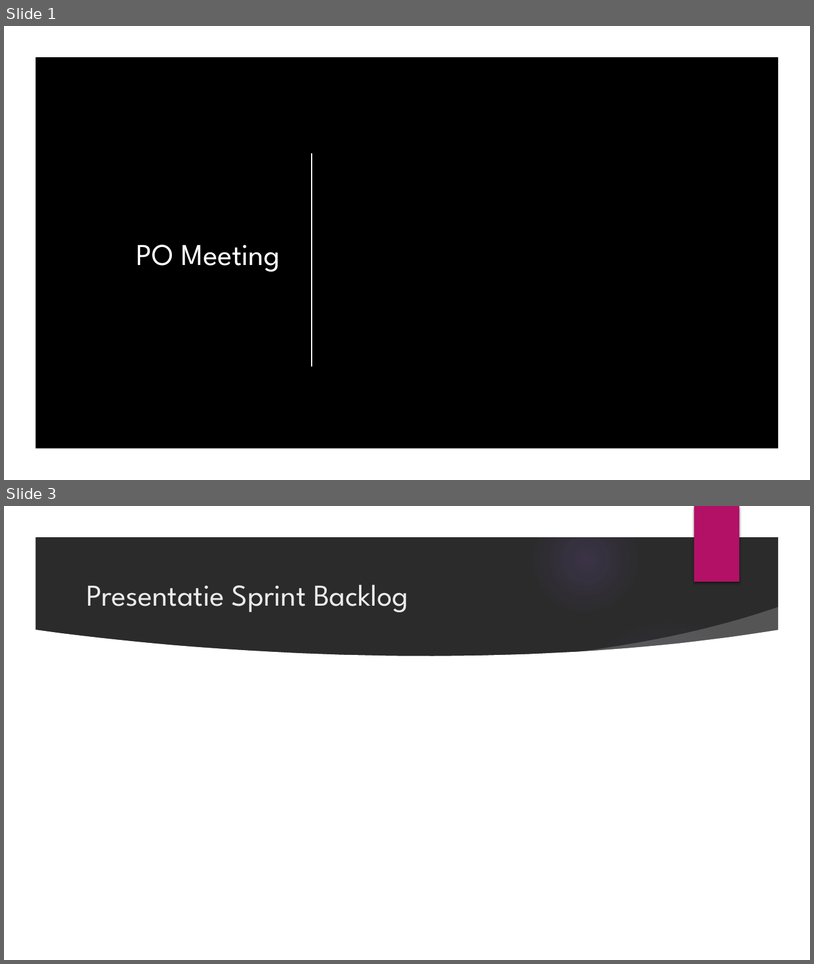
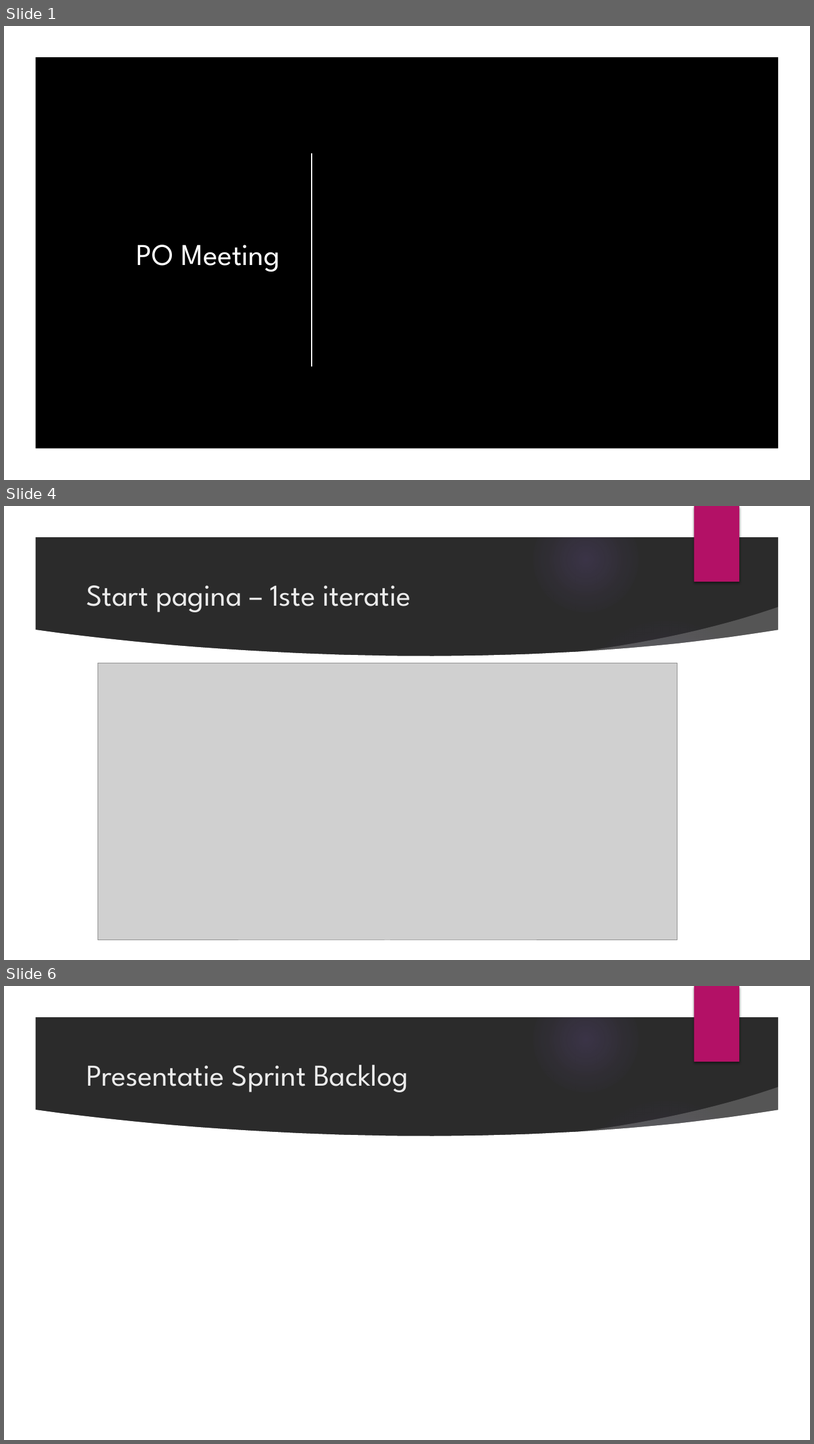
Before and after one commit to OG-netizen/Project-3-4, a slide deck: Sprint Planning/Scrum meeting 1.pptx. Shown one above the other, each under a label of ours: slides 1 and 3 before the commit, slides 1, 4 and 6 after it; the slides between them are not shown. The pictures are 814x964 and 814x1444 pixels, drawn with LibreOffice and Linux fonts; fonts in the diff are those of the drawing; grey boxes stand for pictures; background and template pictures are left out; a plain dark background stands for a picture behind light text. Boxes give left, top, right and bottom in pixels: in the first picture for what was removed or moved away, otherwise in the second. Text is boxed around its words. In the diff, an @@ line names an element or a change of style, - is before the commit and + after.

```diff
--- a/Sprint Planning/Scrum meeting 1.pptx
+++ b/Sprint Planning/Scrum meeting 1.pptx
@@ slide 4 added at (4,506,810,960), background picture (left out); not listed: 9 template elements that a slide beside it also shows @@
@@ title added at (86,585,411,612), 36 pt, text #EBEBEB @@
+Start pagina – 1ste iteratie
@@ picture added at (98,663,677,940) @@
@@ what was slide 3 is now slide 6 @@
```
Also in this commit, not shown: 1 slide changed, 2 other slides added.
